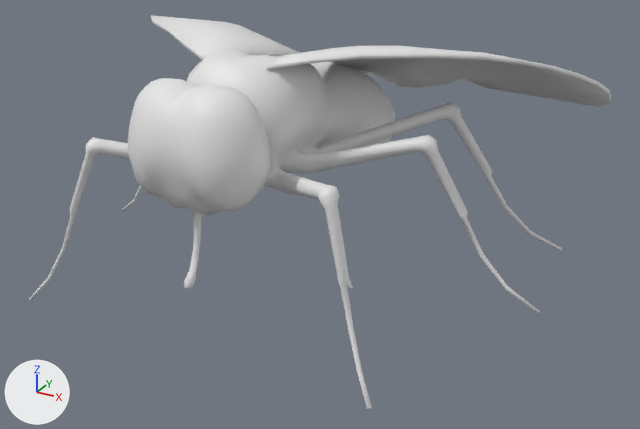
What one commit did to the Blender file fly_rigged.blend.
Both versions are drawn from a 50 mm lens placed at (0.894, -1.424, 0.892), pointed at (0.058, 0.097, 0.132). Every picture has the same lights, and +X, +Y and +Z are marked at lower left.

The older version as bpy lines, for what is in view:
```python
me_fly = bpy.data.meshes.new('FLY')
me_fly.from_pydata(...)  # 1635 vertices, 3258 faces; spans x -0.548..0.548, y -0.328..0.588, z 0.0..0.522
me_fly.polygons.foreach_set('use_smooth', [True] * 3258)
ob_fly = bpy.data.objects.new('FLY', me_fly)
ob_fly.location = (0.0, 0.0, 0.0)
```
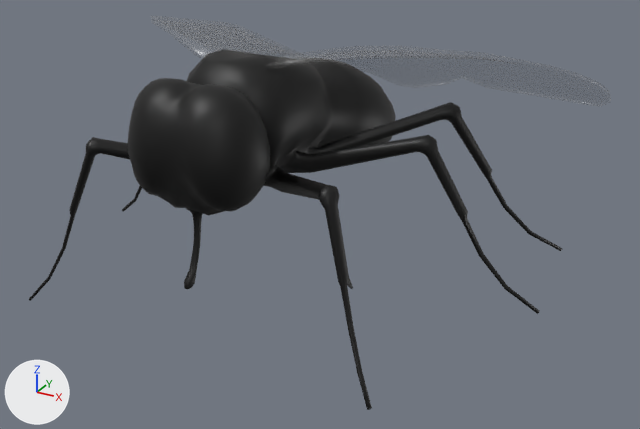
Commit message: fly colored

Boxes (x1, y1, x2, y2) around the edits, measured in the pictures (640 x 429 px):
part 1 of me_fly, recoloured (white to grey): (151, 15, 611, 107) in both
part 2 of me_fly, recoloured (grey to black): (29, 49, 562, 410) in both

The change in detail:
Material 'black' (mat_black) is new.
Its base color is (0.0, 0.0, 0.0) (black #000000).
Material 'white' (mat_white) is new.
Its base color is (0.414, 0.414, 0.414) (grey #acacac).
Its metallic is 0.655.
Its roughness is 0.372.
Its alpha is 0.155.
me_fly has 1635 vertices, 3258 faces and spans x -0.548..0.548, y -0.328..0.588, z 0.0..0.522.
me_fly is used by ob_fly; location (0.0, 0.0, 0.0).
me_fly part 1: 295 of the faces centred in x -0.546..0.546, y -0.107..0.585, z 0.31..0.518 switch from no material to mat_white (grey #acacac).
me_fly part 2: 2963 of the faces centred in x -0.533..0.533, y -0.327..0.477, z 0.001..0.51 switch from no material to mat_black (black #000000).
